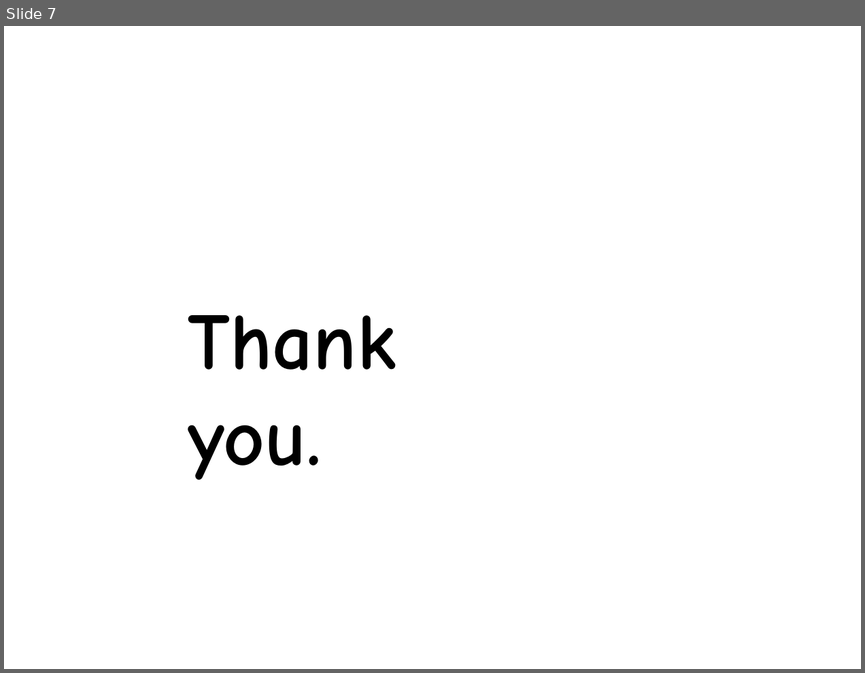
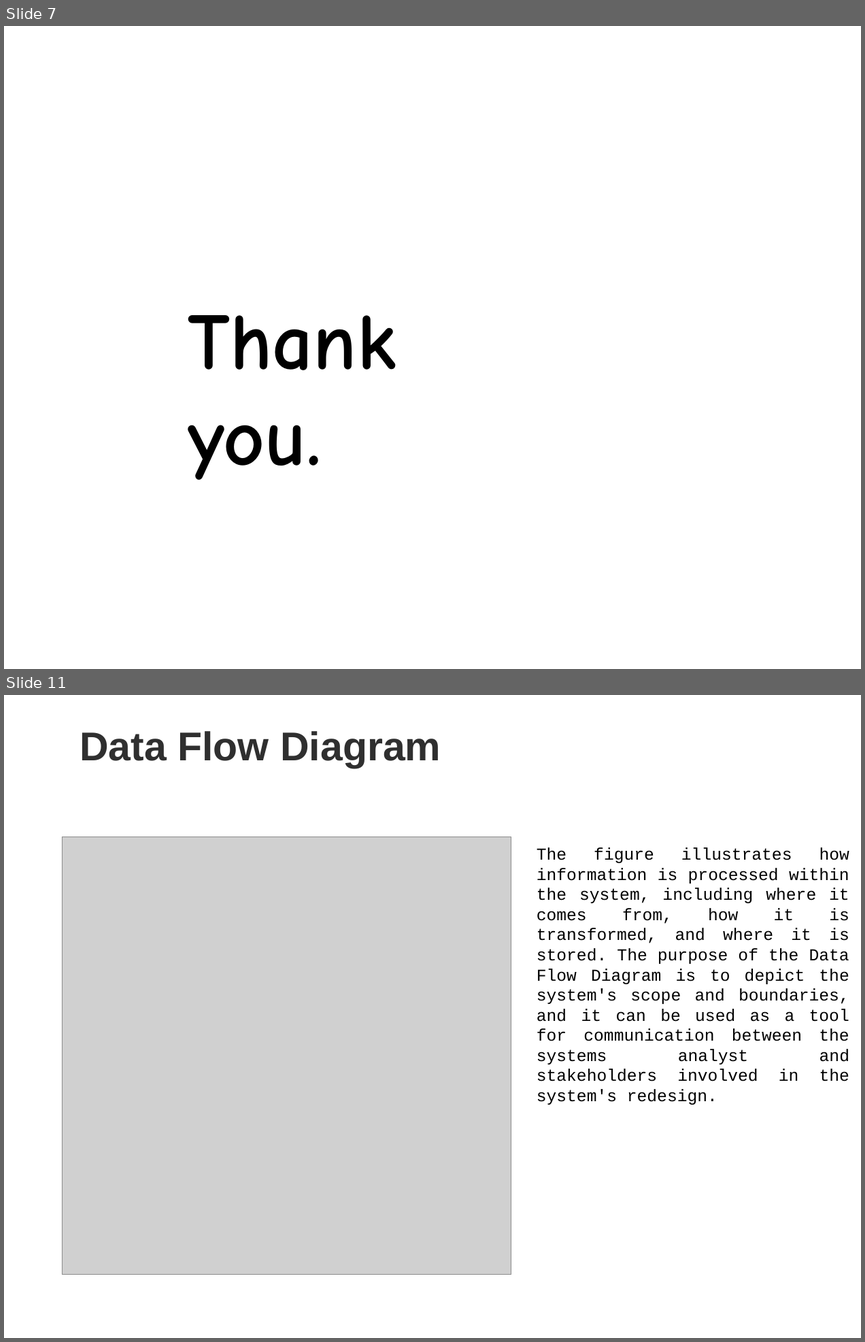
Before and after one commit to awtsmahalko/atjmai, a slide deck: documents/Template-for-Final-Oral.pptx. Shown one above the other, each under a label of ours: slide 7 before the commit, slides 7 and 11 after it; the slides between them are not shown. The pictures are 865x673 and 865x1342 pixels, drawn with LibreOffice and Linux fonts; fonts in the diff are those of the drawing; grey boxes stand for pictures; background and template pictures are left out. Boxes give left, top, right and bottom in pixels: in the first picture for what was removed or moved away, otherwise in the second. Text is boxed around its words. In the diff, an @@ line names an element or a change of style, - is before the commit and + after.

```diff
--- a/documents/Template-for-Final-Oral.pptx
+++ b/documents/Template-for-Final-Oral.pptx
@@ slide 11 added at bbox=[4, 695, 861, 1338], background picture (left out) @@
@@ text added at bbox=[79, 731, 441, 768], 48 pt, text #2F2F2F, bold @@
+Data Flow Diagram
@@ picture added at bbox=[62, 836, 511, 1274] @@
@@ text added at bbox=[536, 847, 849, 1104], 20 pt, text #000000 @@
+The figure illustrates how information is processed within the system, including where it comes from, how it is transformed, and where it is stored. The purpose of the Data Flow Diagram is to depict the system's scope and boundaries, and it can be used as a tool for communication between the systems analyst and stakeholders involved in the system's redesign.
```
Also in this commit, not shown: 2 slides changed, 7 other slides added, 1 slide removed, 16 other files.
